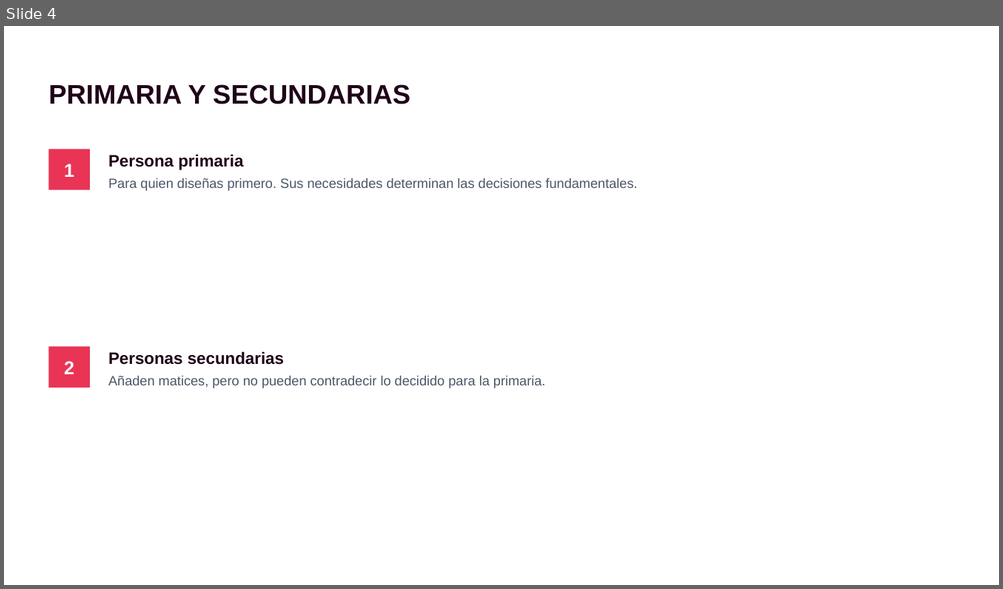
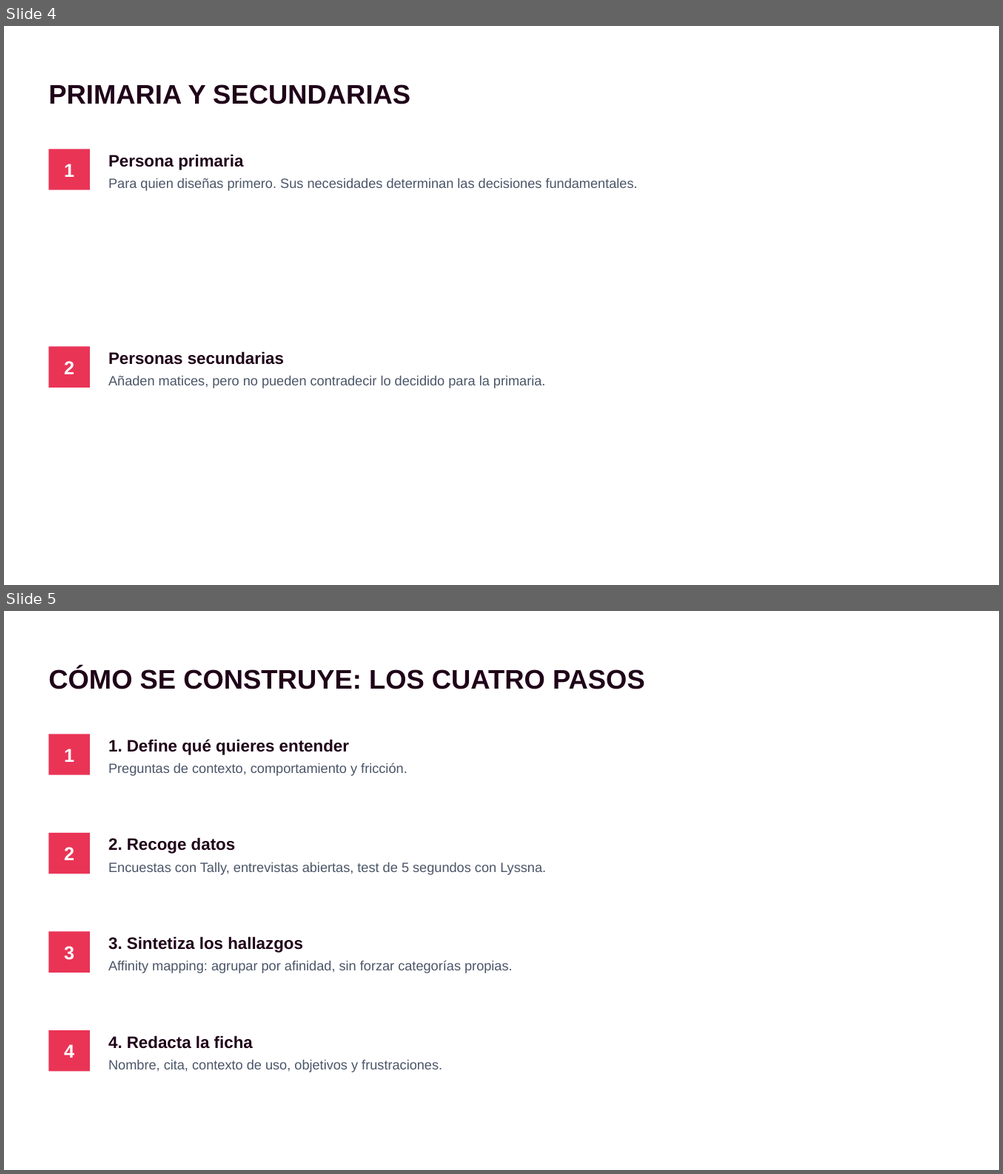
Before and after one commit to envasador/diseno-interfaces-web, a slide deck: docs/orbitas/orbita1/slides/pptx/orbita1_02_que_es_una_persona.pptx. Shown one above the other, each under a label of ours: slide 4 before the commit, slides 4 and 5 after it. The pictures are 1003x589 and 1003x1174 pixels, drawn with LibreOffice and Linux fonts; fonts in the diff are those of the drawing. Boxes give left, top, right and bottom in pixels: in the first picture for what was removed or moved away, otherwise in the second. Text is boxed around its words. In the diff, an @@ line names an element or a change of style, - is before the commit and + after.

```diff
--- a/docs/orbitas/orbita1/slides/pptx/orbita1_02_que_es_una_persona.pptx
+++ b/docs/orbitas/orbita1/slides/pptx/orbita1_02_que_es_una_persona.pptx
@@ slide 5 added at (4,611,999,1170), background #FFFFFF @@
@@ text added at (48,667,645,689), 26 pt, text #1F0318, bold @@
+CÓMO SE CONSTRUYE: LOS CUATRO PASOS
@@ rectangle added at (48,734,90,775), fill #E93456 @@
@@ text added at (108,739,349,755), 16 pt, text #1F0318, bold @@
+1. Define qué quieres entender
@@ text added at (64,749,74,762), 18 pt, text #FFFFFF, bold @@
+1
@@ text added at (108,763,407,776), 13 pt, text #4A5568 @@
+Preguntas de contexto, comportamiento y fricción.
@@ rectangle added at (48,833,90,874), fill #E93456 @@
@@ text added at (64,847,74,860), 18 pt, text #FFFFFF, bold @@
+2
@@ text added at (108,837,236,854), 16 pt, text #1F0318, bold @@
+2. Recoge datos
@@ text added at (108,863,546,875), 13 pt, text #4A5568 @@
+Encuestas con Tally, entrevistas abiertas, test de 5 segundos con Lyssna.
@@ rectangle added at (48,932,90,973), fill #E93456 @@
@@ text added at (108,937,303,953), 16 pt, text #1F0318, bold @@
+3. Sintetiza los hallazgos
@@ text added at (64,946,74,960), 18 pt, text #FFFFFF, bold @@
+3
@@ text added at (108,960,512,974), 13 pt, text #4A5568 @@
+Affinity mapping: agrupar por afinidad, sin forzar categorías propias.
@@ rectangle added at (48,1031,90,1071), fill #E93456 @@
@@ text added at (64,1045,74,1058), 18 pt, text #FFFFFF, bold @@
+4
@@ text added at (108,1036,253,1049), 16 pt, text #1F0318, bold @@
+4. Redacta la ficha
@@ text added at (108,1060,442,1073), 13 pt, text #4A5568 @@
+Nombre, cita, contexto de uso, objetivos y frustraciones.
```
Also in this commit, not shown: 3 slides changed, 2 other slides added, 21 other files.
